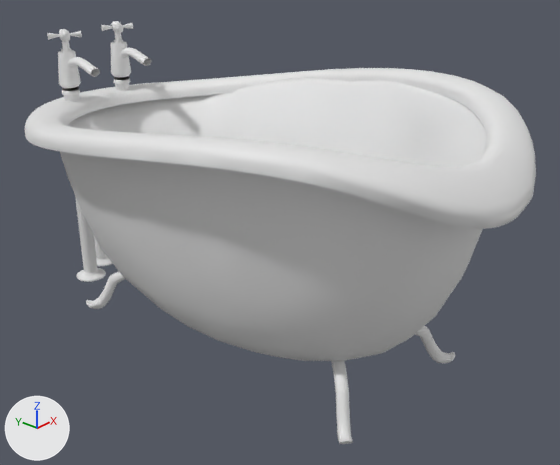
An edit to the Blender file Assets/models/house/floor02/bathroom_e/bathtub.blend, drawn before and after from the same camera.
Before and after are seen from a 50 mm lens placed at (-2.21, -2.06, 1.86), pointed at (0.05, -0.06, 0.51). Lighting does not change. The marker at lower left points along +X, +Y and +Z. Materials are left out; every surface is plain grey.

The first picture shows 'inner_basin', 'leg_new.000', 'leg_new.001', 'leg_new.002', 'outer_basin', 'pipe_cap', 'pipe_cap.002', 'pipe_right', 'rim'.
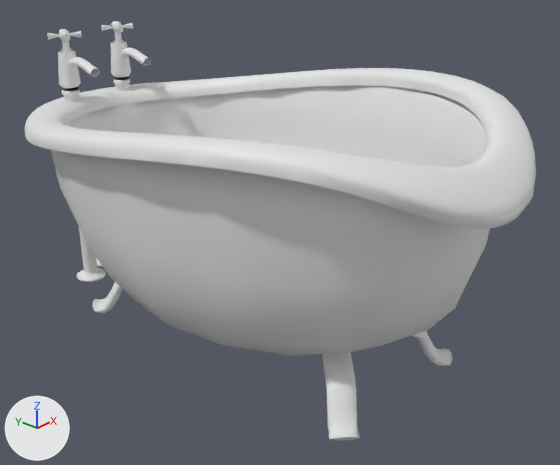
Boxes [x1, y1, x2, y2] around the edits, measured in the pictures (560 x 465 px):
'outer_basin', reshaped, moved, turned, rescaled
    before: [60, 77, 483, 361]
    after: [51, 85, 490, 356]
'inner_basin', deleted
    before: [67, 78, 487, 167]
'legs', added
    after: [92, 282, 452, 440]
'leg_new.000', deleted
    before: [331, 361, 353, 444]
'leg_new.002', deleted
    before: [415, 326, 455, 363]
'leg_new.001', deleted
    before: [86, 271, 125, 309]

The edits, one by one:
me_circle_002 is used by ob_outer_basin; parent ob_basin; location (0.0, 0.0, 1.008); rotation (0.0, 0.0, 1.571), in degrees (0, 0, 90); scale (1.25, 0.75, 0.525).
me_circle_002 had 1490 vertices, 1030 faces, 539 loose edges and spanned x -0.82..0.89, y -0.82..0.82, z -1.72..0.19.
me_circle_002 now has 258 vertices, 272 faces and spans x -0.67..0.67, y -1.06..1.06, z -0.94..0.04.
me_circle_002 part 1: the loose piece of 1406 vertices spanning x -0.82..0.89, y -0.82..0.82, z -1.72..0.19 is rebuilt with 258 vertices and now spans x -0.67..0.67, y -1.06..1.06, z -0.94..0.04.
Mesh me_mesh_004_1 is new.
It has 152 vertices, 225 faces, 1 loose edge and spans x 0.102..0.401, y 0.482..0.781, z -0.269..-0.026.
Object 'inner_basin' (ob_inner_basin) is deleted.
Object 'outer_basin' (ob_outer_basin) turns from (0, 0, 90) to (0, 0, 0) degrees about x, y and z.
Object 'outer_basin' (ob_outer_basin) is rescaled from (1.25, 0.75, 0.525) to (1.0, 1.0, 1.0).
Object 'outer_basin' (ob_outer_basin) moves from (0.0, 0.0, 1.008) to (0.0, 0.0443, 1.051).
Object 'leg_new.002' (ob_leg_new_002) is deleted.
Object 'leg_new.001' (ob_leg_new_001) is deleted.
Object 'leg_new.000' (ob_leg_new_000) is deleted.
Object 'legs' (ob_legs) is new; it shows me_mesh_004_1.
Its parent is ob_bathroom_e_tub.
Its location is (0.0, 0.0, 0.274).
It gains a MIRROR modifier named 'Mirror'.
Modifier setting: use_axis = (True, True, False).
